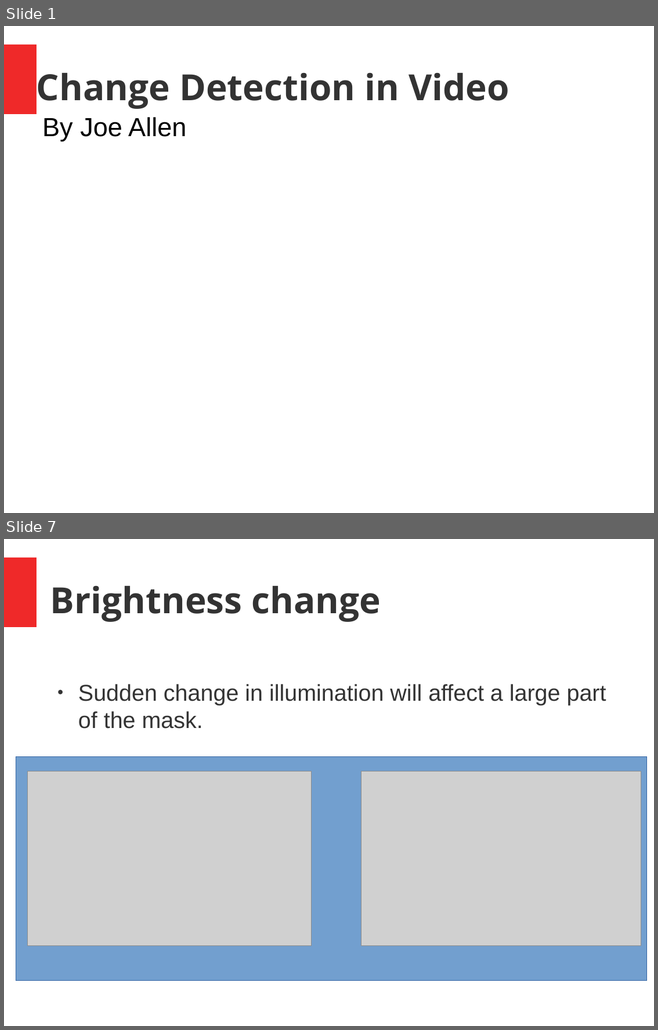
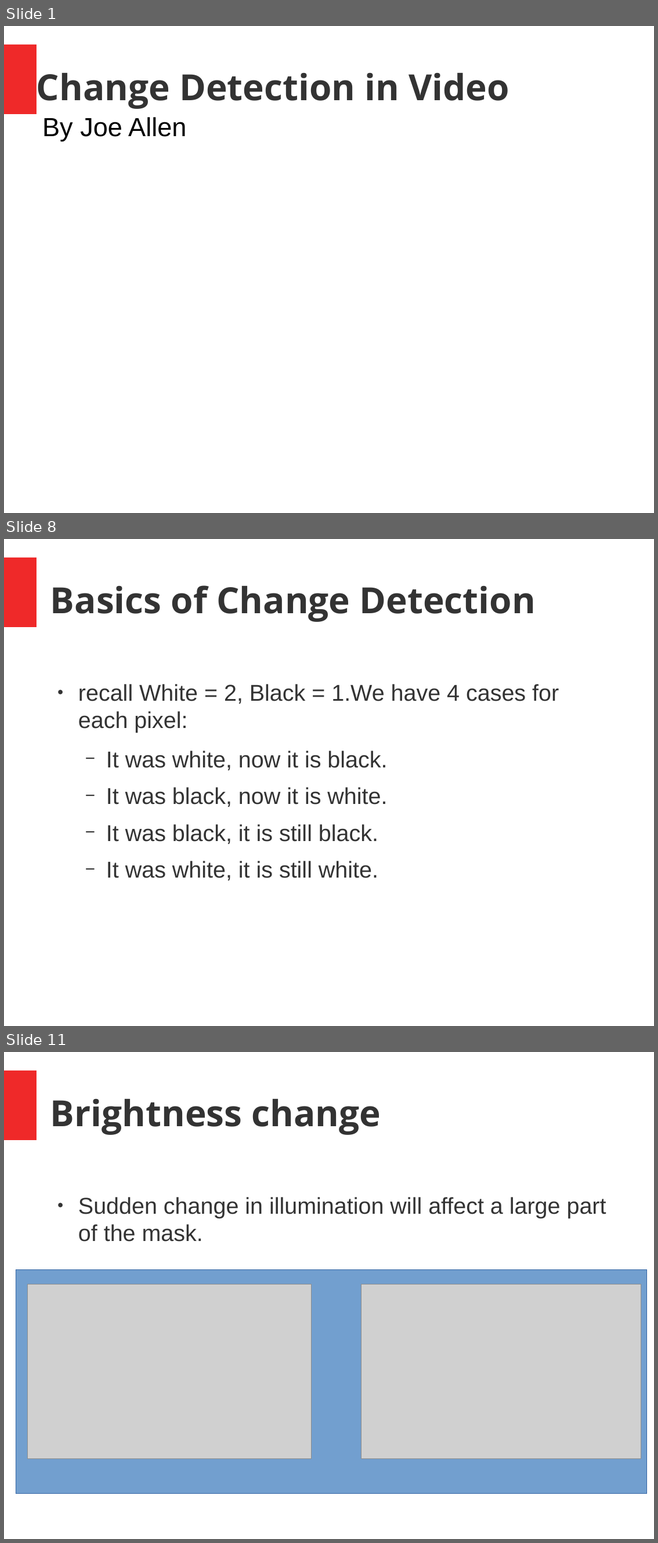
Before and after one commit to joseph-allen/MinsharaMask, a slide deck: SeminarJosephAllen.odp. Shown one above the other, each under a label of ours: slides 1 and 7 before the commit, slides 1, 8 and 11 after it; the slides between them are not shown. The pictures are 658x1030 and 658x1543 pixels, drawn with LibreOffice and Linux fonts; fonts in the diff are those of the drawing; grey boxes stand for pictures. Boxes give left, top, right and bottom in pixels: in the first picture for what was removed or moved away, otherwise in the second. Text is boxed around its words. In the diff, an @@ line names an element or a change of style, - is before the commit and + after.

```diff
--- a/SeminarJosephAllen.odp
+++ b/SeminarJosephAllen.odp
@@ slide 8 added at <box>4,539,654,1026</box>, background #FFFFFF; not listed: 1 template element that a slide beside it also shows @@
@@ title added at <box>50,585,535,622</box>, 44 pt, text #333333, bold @@
+Basics of Change Detection
@@ text added at <box>78,684,558,881</box>, 28 pt, text #333333 @@
+● recall White = 2, Black = 1.We have 4 cases for each pixel:
+  − It was white, now it is black.
+  − It was black, now it is white.
+  − It was black, it is still black.
+  − It was white, it is still white.
@@ what was slide 7 is now slide 11 @@
```
Also in this commit, not shown: 8 slides changed, 13 other slides added, 6 slides removed.
